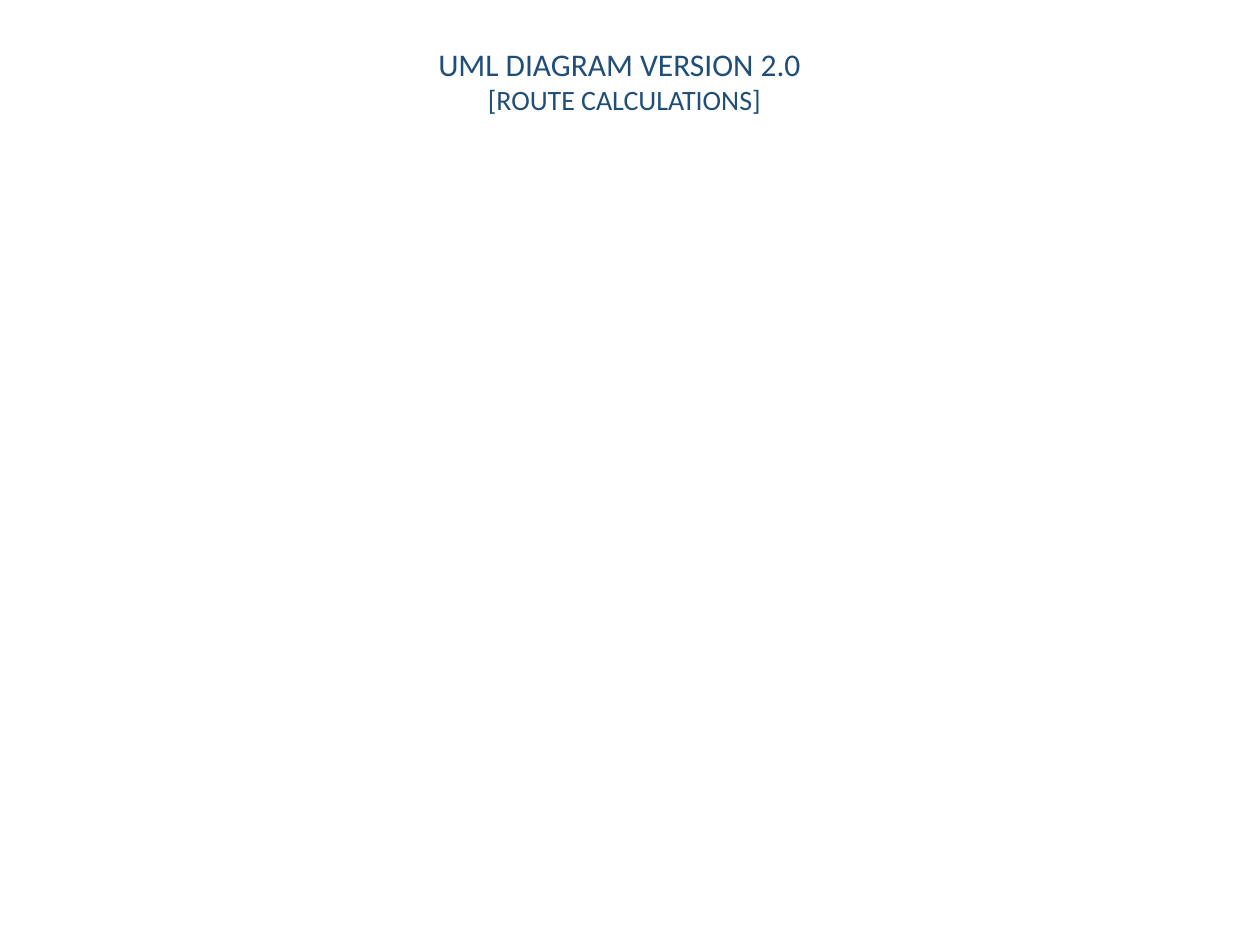
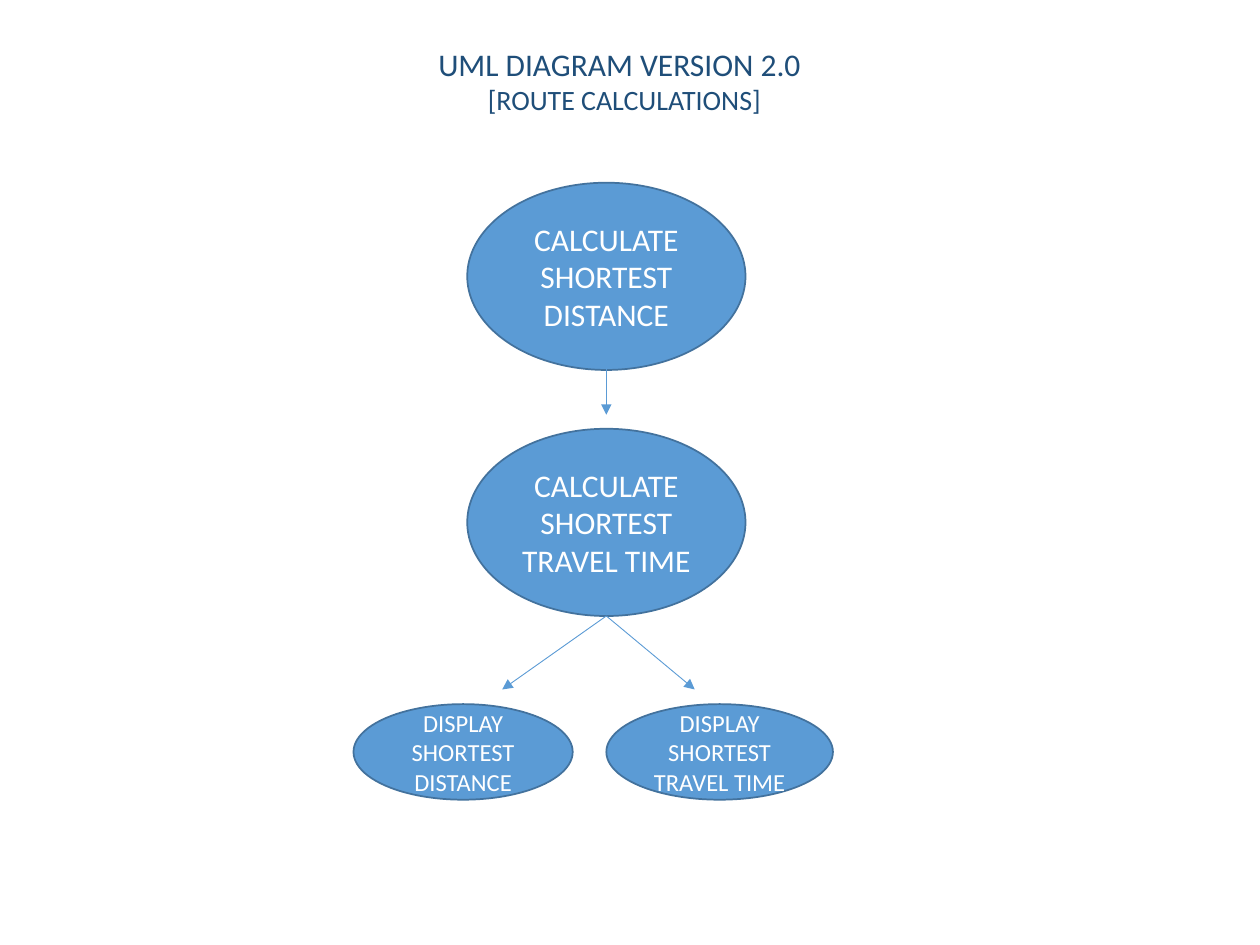
Before and after one commit to chrisp33/UMBC-CMSC_345_TWIX, a slide deck: slide 4 of Documents/Diagrams/UML_Diagram_Version_2 [Draft_in_Progress].pptx. Drawn at 1260x945 pixels with LibreOffice and Linux fonts; fonts in the diff are those of the drawing. Boxes give left, top, right and bottom in pixels: in the first picture for what was removed or moved away, otherwise in the second. Text is boxed around its words. In the diff, an @@ line names an element or a change of style, - is before the commit and + after.

```diff
--- a/Documents/Diagrams/UML_Diagram_Version_2 [Draft_in_Progress].pptx
+++ b/Documents/Diagrams/UML_Diagram_Version_2 [Draft_in_Progress].pptx
@@ ellipse added at bbox=[467, 183, 746, 370], fill #5B9BD5, outline #43739E 1 pt, 18 pt, text #FFFFFF @@
+CALCULATE SHORTEST DISTANCE
@@ arrow added from (606, 355) to (606, 415), #5B9BD5 0.5 pt @@
@@ ellipse added at bbox=[467, 428, 746, 616], fill #5B9BD5, outline #43739E 1 pt, 18 pt, text #FFFFFF @@
+CALCULATE SHORTEST TRAVEL TIME
@@ arrow added from (606, 616) to (503, 689), #5B9BD5 0.5 pt @@
@@ arrow added from (606, 616) to (694, 689), #5B9BD5 0.5 pt @@
@@ ellipse added at bbox=[354, 704, 573, 800], fill #5B9BD5, outline #43739E 1 pt, 14 pt, text #FFFFFF @@
+DISPLAY SHORTEST DISTANCE
@@ ellipse added at bbox=[606, 704, 833, 800], fill #5B9BD5, outline #43739E 1 pt, 14 pt, text #FFFFFF @@
+DISPLAY SHORTEST TRAVEL TIME
```
Also in this commit, not shown: 1 other file.
